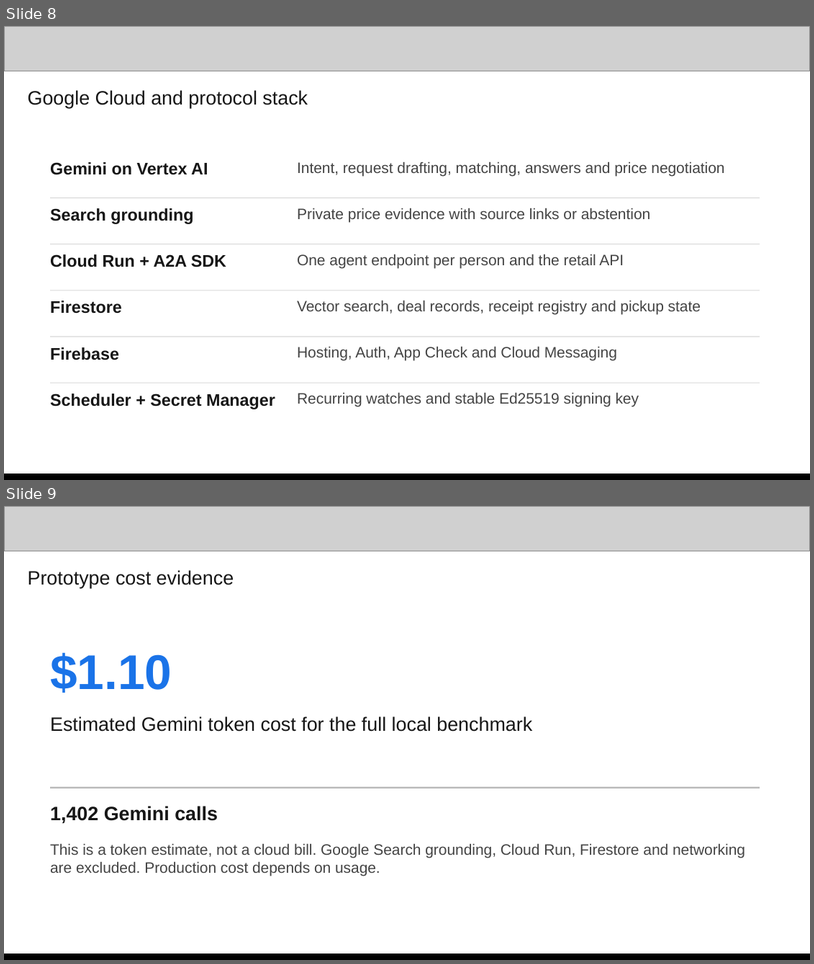
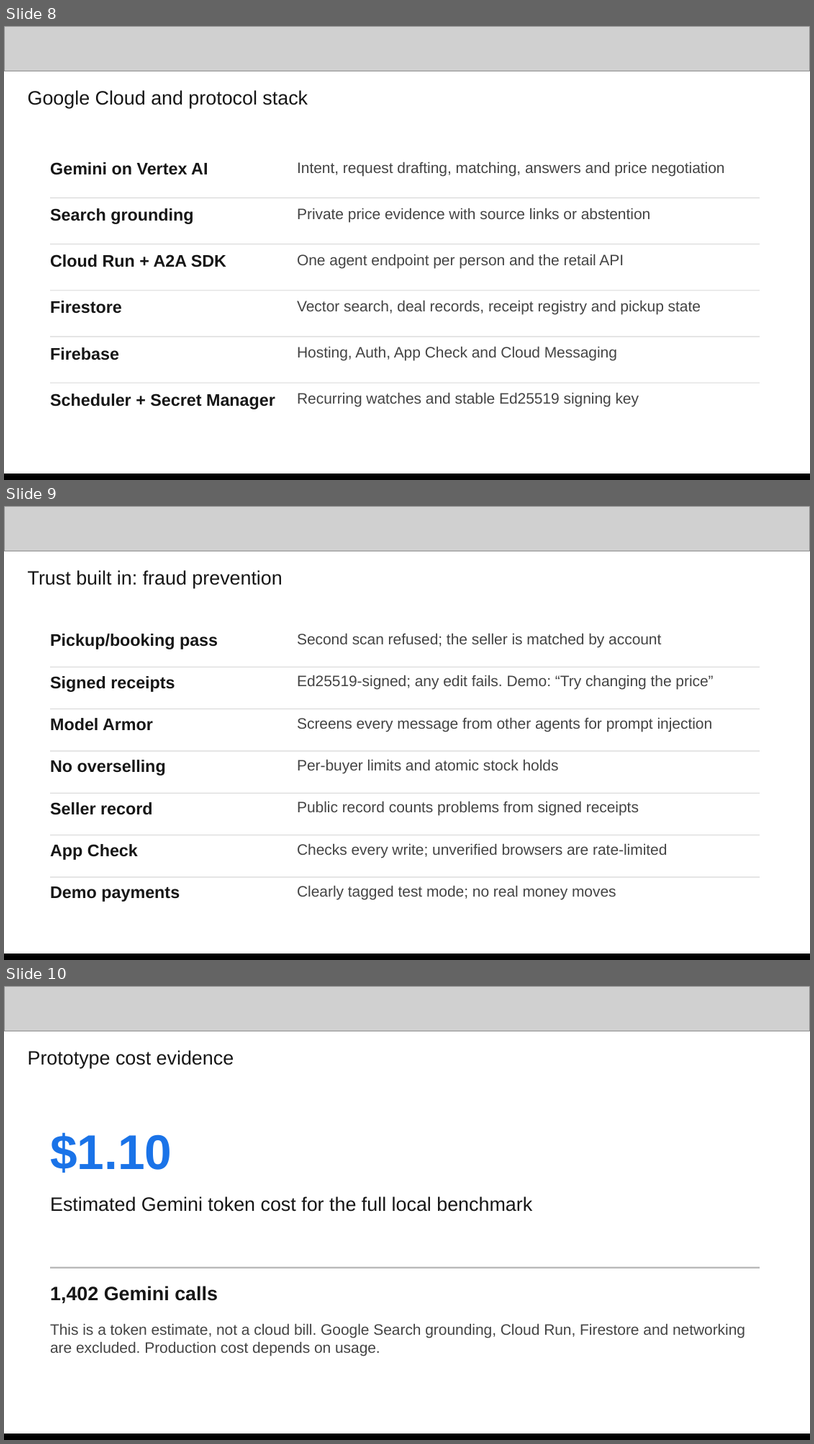
Before and after one commit to kirav5/collab, a slide deck: submission/Collab_AI_Builder_Cup_Submission.pptx. Shown one above the other, each under a label of ours: slides 8 and 9 before the commit, slides 8, 9 and 10 after it. The pictures are 814x964 and 814x1444 pixels, drawn with LibreOffice and Linux fonts; fonts in the diff are those of the drawing; grey boxes stand for pictures. Boxes give left, top, right and bottom in pixels: in the first picture for what was removed or moved away, otherwise in the second. Text is boxed around its words. In the diff, an @@ line names an element or a change of style, - is before the commit and + after.

```diff
--- a/submission/Collab_AI_Builder_Cup_Submission.pptx
+++ b/submission/Collab_AI_Builder_Cup_Submission.pptx
@@ slide 9 added at bbox=[4, 506, 810, 960], background #FFFFFF @@
@@ picture added at bbox=[4, 506, 810, 551] @@
@@ text added at bbox=[28, 570, 282, 588], 17.2 pt, text #161616 @@
+Trust built in: fraud prevention
@@ text added at bbox=[50, 633, 218, 649], 15 pt, text #161616, bold @@
+Pickup/booking pass
@@ text added at bbox=[297, 633, 661, 647], 13.5 pt, text #444444 @@
+Second scan refused; the seller is matched by account
@@ rectangle added at bbox=[50, 667, 759, 667], fill #D8D8D8 @@
@@ text added at bbox=[50, 676, 175, 692], 15 pt, text #161616, bold @@
+Signed receipts
@@ text added at bbox=[297, 675, 713, 690], 13.5 pt, text #444444 @@
+Ed25519-signed; any edit fails. Demo: “Try changing the price”
@@ rectangle added at bbox=[50, 708, 759, 709], fill #D8D8D8 @@
@@ text added at bbox=[50, 718, 153, 731], 15 pt, text #161616, bold @@
+Model Armor
@@ text added at bbox=[297, 718, 713, 731], 13.5 pt, text #444444 @@
+Screens every message from other agents for prompt injection
@@ rectangle added at bbox=[50, 750, 759, 751], fill #D8D8D8 @@
@@ text added at bbox=[50, 759, 166, 775], 15 pt, text #161616, bold @@
+No overselling
@@ text added at bbox=[297, 759, 559, 773], 13.5 pt, text #444444 @@
+Per-buyer limits and atomic stock holds
@@ rectangle added at bbox=[50, 793, 759, 793], fill #D8D8D8 @@
@@ text added at bbox=[50, 802, 153, 815], 15 pt, text #161616, bold @@
+Seller record
@@ text added at bbox=[297, 801, 639, 816], 13.5 pt, text #444444 @@
+Public record counts problems from signed receipts
@@ rectangle added at bbox=[50, 834, 759, 835], fill #D8D8D8 @@
@@ text added at bbox=[50, 844, 138, 860], 15 pt, text #161616, bold @@
+App Check
@@ text added at bbox=[297, 844, 667, 857], 13.5 pt, text #444444 @@
+Checks every write; unverified browsers are rate-limited
@@ rectangle added at bbox=[50, 876, 759, 877], fill #D8D8D8 @@
@@ text added at bbox=[50, 886, 180, 901], 15 pt, text #161616, bold @@
+Demo payments
@@ text added at bbox=[297, 885, 617, 899], 13.5 pt, text #444444 @@
+Clearly tagged test mode; no real money moves
@@ picture added at bbox=[4, 955, 810, 960] @@
@@ rectangle added at bbox=[4, 954, 810, 960], fill #000000 @@
@@ what was slide 9 is now slide 10 @@
```
Also in this commit, not shown: 2 other files.
